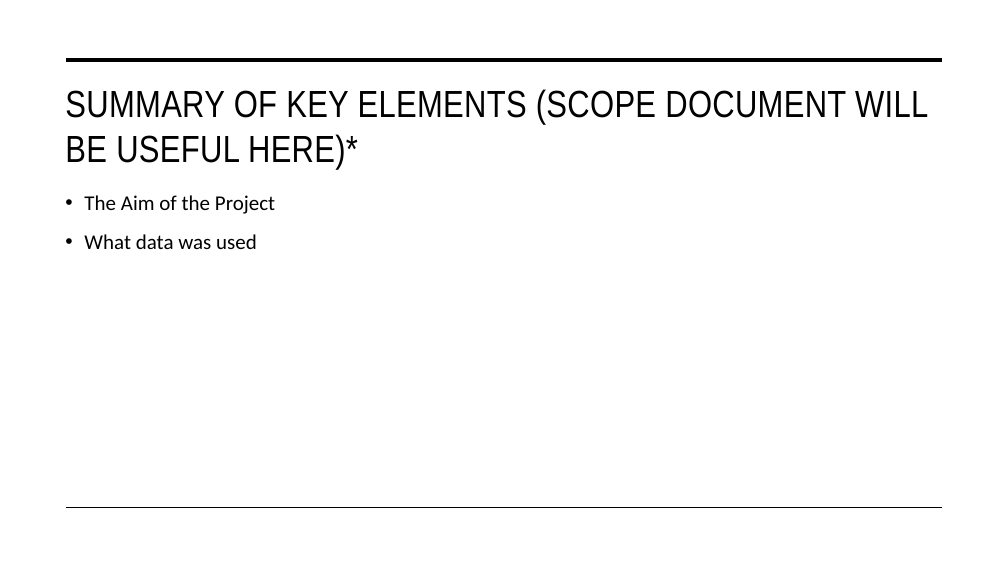
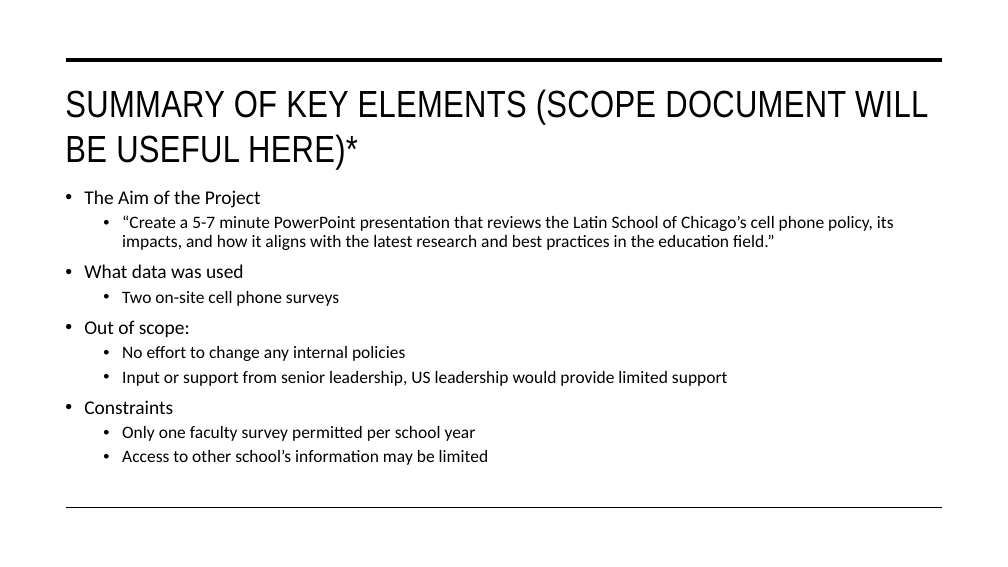
Before and after one commit to ChicagoDev/MSOE-Portfolio, a slide deck: slide 4 of artifacts/III-FinalPresentation & Cell Phone Project/Final Presentation.pptx (slide 3 before the commit). Drawn at 1008x567 pixels with LibreOffice and Linux fonts; fonts in the diff are those of the drawing. Boxes give left, top, right and bottom in pixels: in the first picture for what was removed or moved away, otherwise in the second. Text is boxed around its words. In the diff, an @@ line names an element or a change of style, - is before the commit and + after.

Commit message:
Added Assessment practices artifact
Updated project presentation

```diff
--- a/artifacts/III-FinalPresentation & Cell Phone Project/Final Presentation.pptx
+++ b/artifacts/III-FinalPresentation & Cell Phone Project/Final Presentation.pptx
@@ text at (84, 190, 261, 278): size 20 to 18.5 pt in "The Aim of the Project", "What data was used"; line spacing 1.1 to 0.9 @@
@@ text at (122, 215, 894, 250): paragraph added @@
+  • “Create a 5-7 minute PowerPoint presentation that reviews the Latin School of Chicago’s cell phone policy, its impacts, and how it aligns with the latest research and best practices in the education field.”
@@ text at (84, 291, 728, 465): paragraphs added @@
+  • Two on-site cell phone surveys
+• Out of scope:
+  • No effort to change any internal policies
+  • Input or support from senior leadership, US leadership would provide limited support
+• Constraints
+  • Only one faculty survey permitted per school year
+  • Access to other school’s information may be limited
```
Also in this commit, not shown: 6 other slides changed, 1 slide added, 1 other file.
